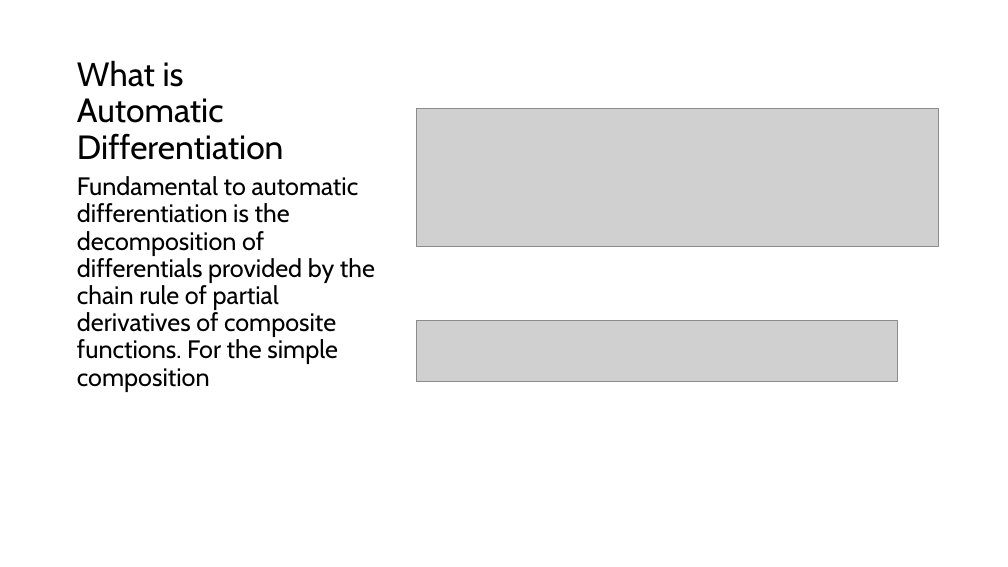
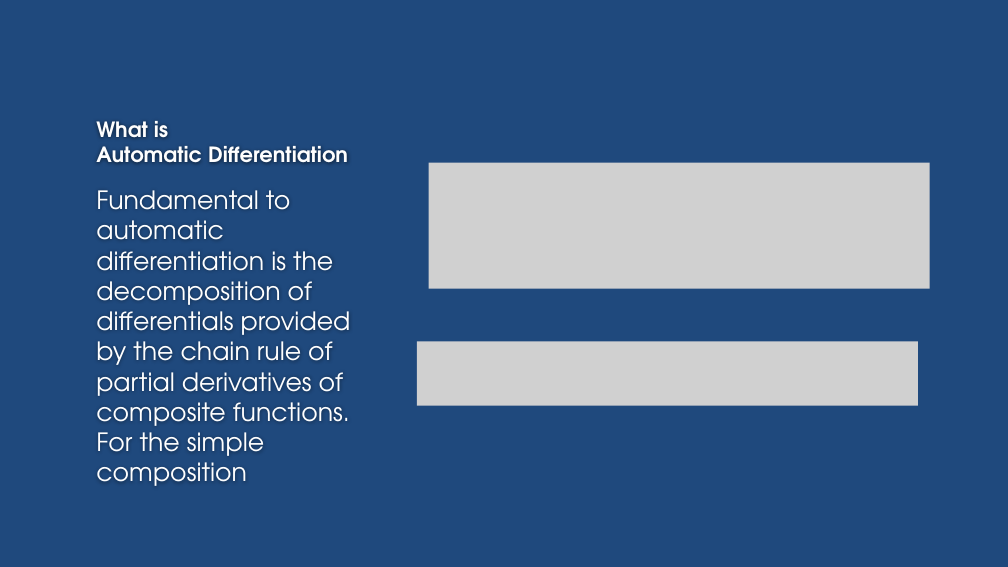
Before and after one commit to petrosvisconte/MATH319_final, a slide deck: slide 2 of Math 319 Final.pptx. Drawn at 1008x567 pixels with LibreOffice and Linux fonts; fonts in the diff are those of the drawing; grey boxes stand for pictures; background and template pictures are left out. Boxes give left, top, right and bottom in pixels: in the first picture for what was removed or moved away, otherwise in the second. Text is boxed around its words. In the diff, an @@ line names an element or a change of style, - is before the commit and + after.

Commit message:
powerpoint

```diff
--- a/Math 319 Final.pptx
+++ b/Math 319 Final.pptx
@@ background #FFFFFF to #1F497D @@
@@ title "What is Automatic Differentiation": place and size @@
-title "What is Automatic Differentiation" at [77,60,284,160]
+title "What is Automatic Differentiation" at [96,121,348,163]
@@ title "What is Automatic Differentiation" at [96,121,348,163]: size 32 to 20 pt, font Cabin to TeX Gyre Adventor, text colour #000000 to #FEFEFE, bold on; line spacing 0.9 to 1 @@
@@ picture removed at [416,108,938,247] @@
@@ picture added at [429,163,930,289] @@
@@ text "Fundamental to automatic differentiation is ...": place and size @@
-text "Fundamental to automatic differentiation is ..." at [77,176,375,392]
+text "Fundamental to automatic differentiation is ..." at [96,190,351,486]
@@ text "Fundamental to automatic differentiation is ..." at [96,190,351,486]: font Cabin to TeX Gyre Adventor, text colour #000000 to #FFFFFF; line spacing 0.9 to 1; vertical alignment top to middle @@
@@ picture removed at [416,321,897,382] @@
@@ picture added at [417,341,918,405] @@
```
Also in this commit, not shown: 3 other slides changed.
